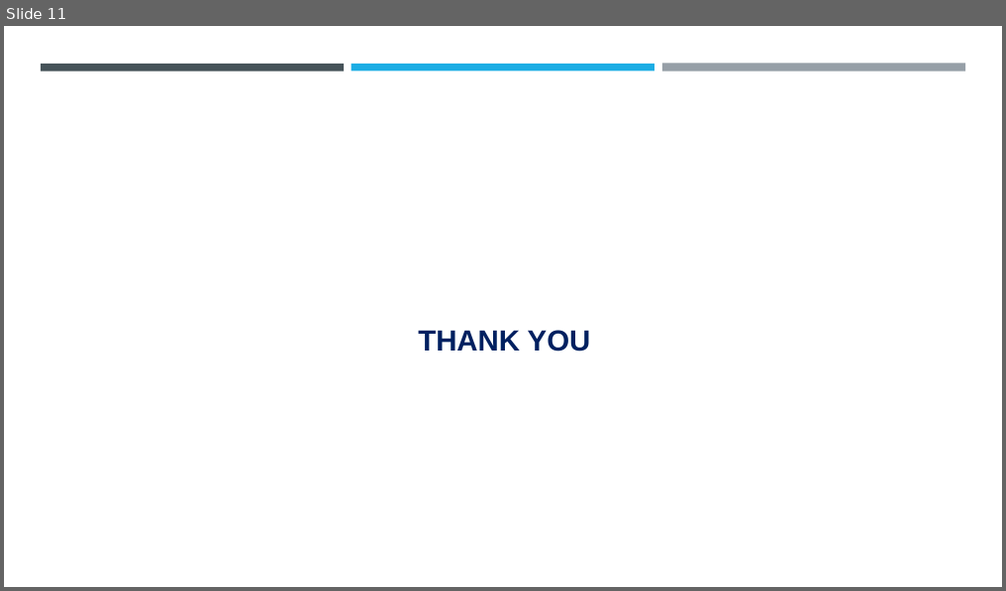
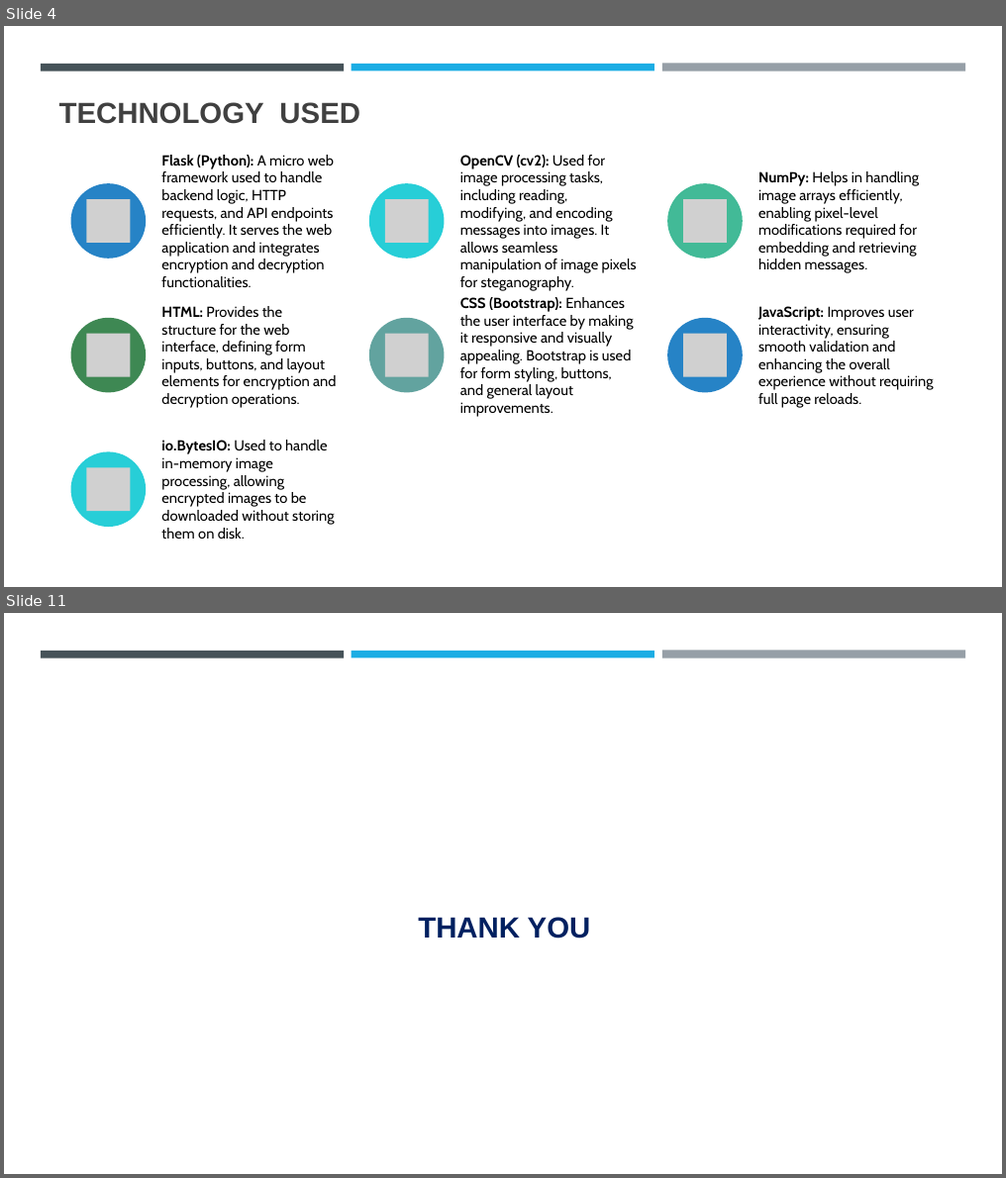
Before and after one commit to utsav-mistry/steganography-project, a slide deck: Steganography_Project_Final_Presentation.pptx. Shown one above the other, each under a label of ours: slide 11 before the commit, slides 4 and 11 after it; the slides between them are not shown. The pictures are 1006x591 and 1006x1178 pixels, drawn with LibreOffice and Linux fonts; fonts in the diff are those of the drawing; grey boxes stand for pictures; background and template pictures are left out. Boxes give left, top, right and bottom in pixels: in the first picture for what was removed or moved away, otherwise in the second. Text is boxed around its words. In the diff, an @@ line names an element or a change of style, - is before the commit and + after.

```diff
--- a/Steganography_Project_Final_Presentation.pptx
+++ b/Steganography_Project_Final_Presentation.pptx
@@ slide 4 added at bbox=[4, 26, 1002, 587], background #FFFFFF; not listed: 3 template elements that a slide beside it also shows @@
@@ title added at bbox=[59, 102, 360, 124], 28 pt, text #404040, bold @@
+TECHNOLOGY USED
@@ group added at bbox=[70, 155, 933, 539]: 7 ellipses, 7 pictures, 7 texts @@
+Flask (Python): A micro web framework used to handle backend logic, HTTP requests, and API endpoints efficiently. It serves the web application and integrates encryption and decryption functionalities.
+OpenCV (cv2): Used for image processing tasks, including reading, modifying, and encoding messages into images. It allows seamless manipulation of image pixels for steganography.
+NumPy: Helps in handling image arrays efficiently, enabling pixel-level modifications required for embedding and retrieving hidden messages.
+HTML: Provides the structure for the web interface, defining form inputs, buttons, and layout elements for encryption and decryption operations.
+CSS (Bootstrap): Enhances the user interface by making it responsive and visually appealing. Bootstrap is used for form styling, buttons, and general layout improvements.
+JavaScript: Improves user interactivity, ensuring smooth validation and enhancing the overall experience without requiring full page reloads.
+io.BytesIO: Used to handle in-memory image processing, allowing encrypted images to be downloaded without storing them on disk.
```
Also in this commit, not shown: 7 slides changed, 2 other slides added, 3 slides removed.
